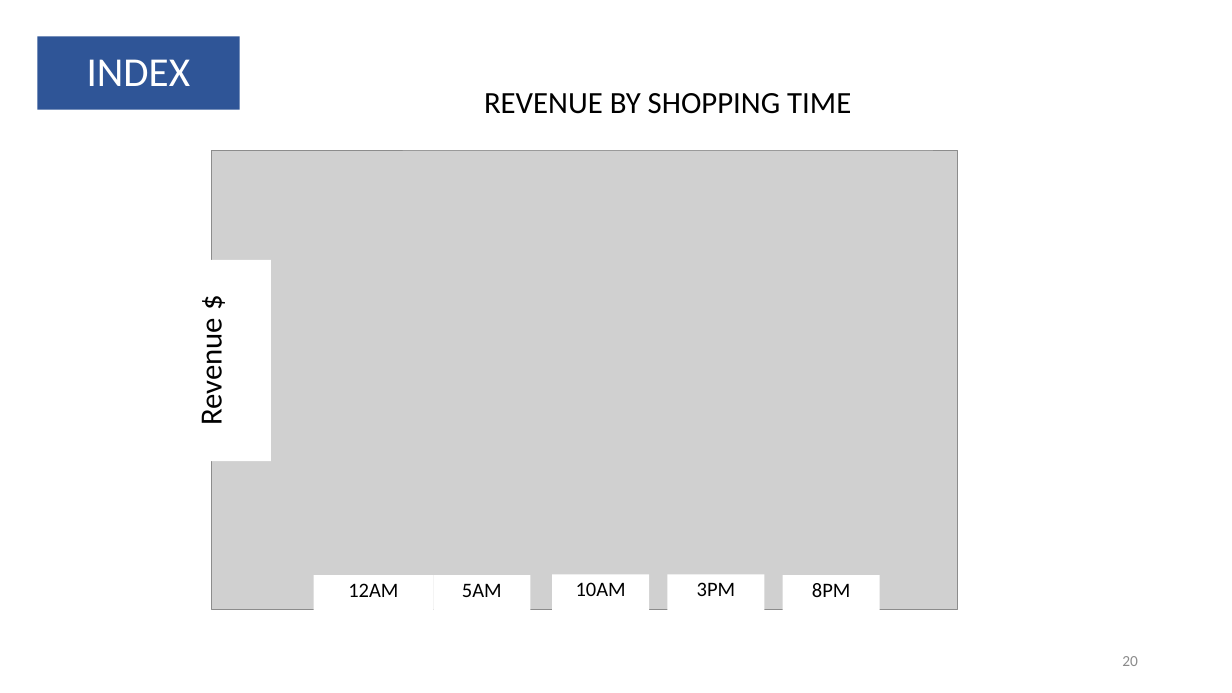
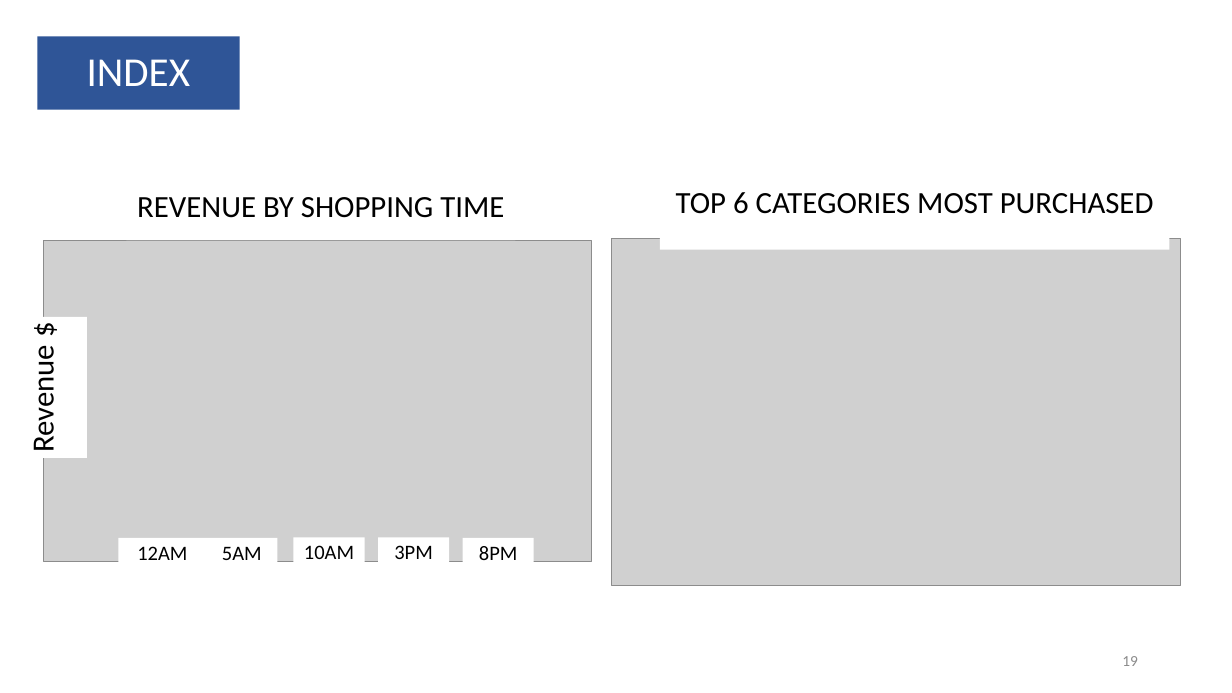
Before and after one commit to vanchautran/capstone, a slide deck: slide 19 of CAPSTONE_Retail_marketing_customers_Prediction/Documentation_Presentation/Presentation_Final.pptx (slide 20 before the commit). Drawn at 1232x693 pixels with LibreOffice and Linux fonts; fonts in the diff are those of the drawing; grey boxes stand for pictures. Boxes give left, top, right and bottom in pixels: in the first picture for what was removed or moved away, otherwise in the second. Text is boxed around its words. In the diff, an @@ line names an element or a change of style, - is before the commit and + after.

```diff
--- a/CAPSTONE_Retail_marketing_customers_Prediction/Documentation_Presentation/Presentation_Final.pptx
+++ b/CAPSTONE_Retail_marketing_customers_Prediction/Documentation_Presentation/Presentation_Final.pptx
@@ rectangle "REVENUE BY SHOPPING TIME": place and size @@
-rectangle "REVENUE BY SHOPPING TIME" at (403, 57, 933, 150)
+rectangle "REVENUE BY SHOPPING TIME" at (127, 176, 516, 240)
@@ rectangle added at (660, 157, 1169, 250), fill #FFFFFF, 24 pt, text #000000 @@
+TOP 6 CATEGORIES MOST PURCHASED
@@ picture added at (612, 238, 1180, 585) @@
@@ picture: place and size @@
-picture at (212, 151, 958, 610)
+picture at (43, 240, 592, 562)
@@ rectangle "Revenue $": place and size @@
-rectangle "Revenue $" at (152, 260, 271, 461)
+rectangle "Revenue $" at (0, 317, 87, 458)
@@ rectangle "12AM": place and size @@
-rectangle "12AM" at (313, 576, 433, 611)
+rectangle "12AM" at (118, 538, 206, 563)
@@ rectangle "5AM": place and size @@
-rectangle "5AM" at (433, 576, 531, 612)
+rectangle "5AM" at (206, 538, 277, 563)
@@ rectangle "10AM": place and size @@
-rectangle "10AM" at (553, 575, 650, 611)
+rectangle "10AM" at (294, 538, 365, 563)
@@ rectangle "3PM": place and size @@
-rectangle "3PM" at (667, 575, 764, 611)
+rectangle "3PM" at (378, 538, 449, 563)
@@ rectangle "8PM": place and size @@
-rectangle "8PM" at (783, 576, 880, 612)
+rectangle "8PM" at (463, 538, 534, 563)
@@ page number at (1122, 656, 1138, 666): text changed @@
-20
+19
```
Also in this commit, not shown: 4 other slides changed, 1 slide added, 1 slide removed, 3 other files.
